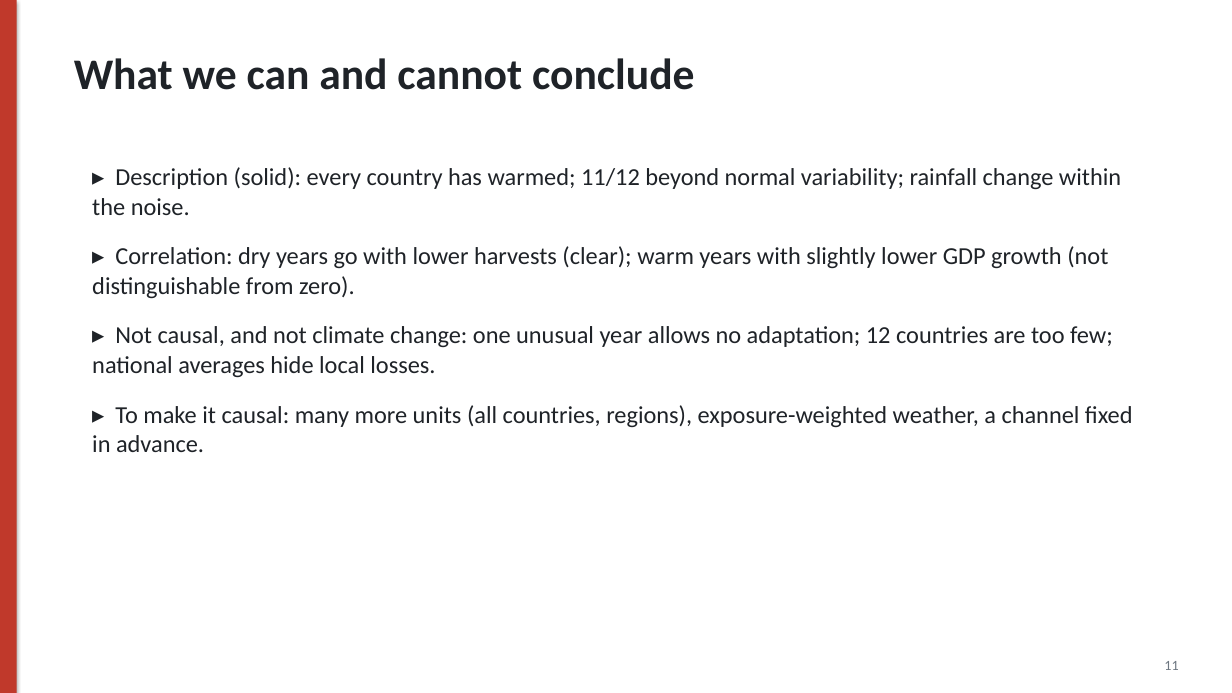
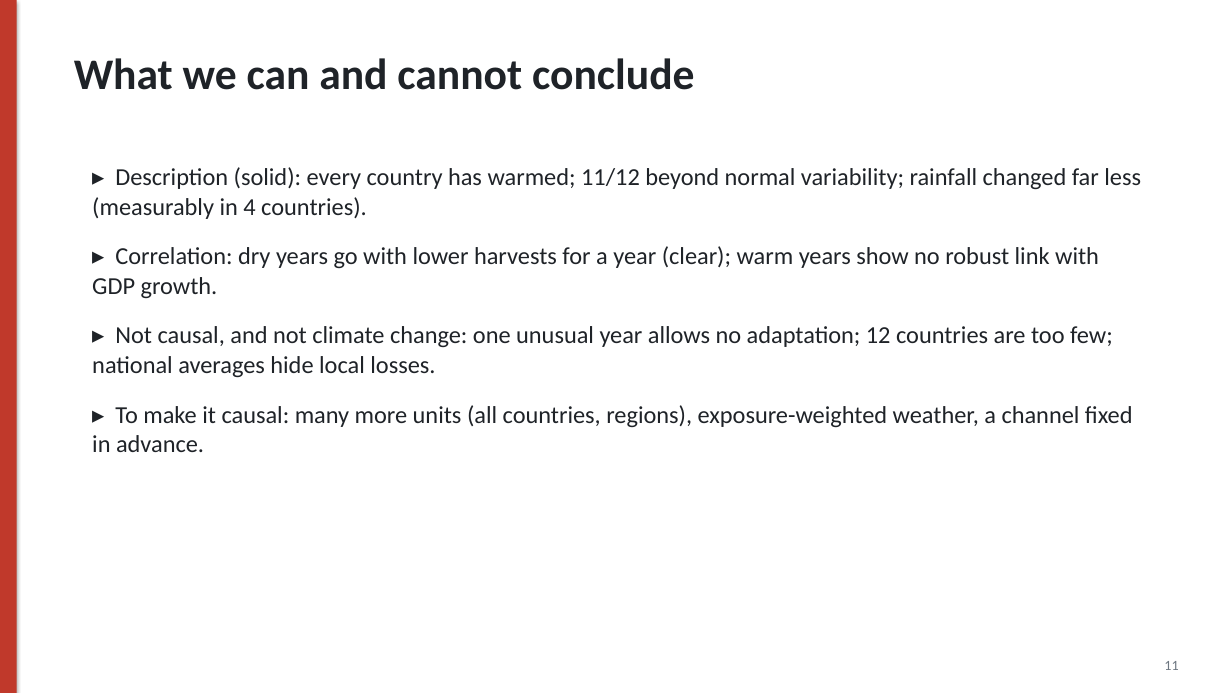
Before and after one commit to Polluxgnr/Environemental-economics-, a slide deck: slide 11 of presentation/Track1_presentation.pptx. Drawn at 1232x693 pixels with LibreOffice and Linux fonts; fonts in the diff are those of the drawing. Boxes give left, top, right and bottom in pixels: in the first picture for what was removed or moved away, otherwise in the second. Text is boxed around its words. In the diff, an @@ line names an element or a change of style, - is before the commit and + after.

Commit message:
Align slides and spoken script with the revised paper
Model 4 (with country trends) is now the preferred specification in the
generated deck and the designed deck; compound heat-drought years, rainfall
measurable in 4 countries, and the one-year crop effect.

```diff
--- a/presentation/Track1_presentation.pptx
+++ b/presentation/Track1_presentation.pptx
@@ text at [92,167,1141,298]: text changed @@
-▸ Description (solid): every country has warmed; 11/12 beyond normal variability; rainfall change within the noise.
-▸ Correlation: dry years go with lower harvests (clear); warm years with slightly lower GDP growth (not distinguishable from zero).
+▸ Description (solid): every country has warmed; 11/12 beyond normal variability; rainfall changed far less (measurably in 4 countries).
+▸ Correlation: dry years go with lower harvests for a year (clear); warm years show no robust link with GDP growth.
```
Also in this commit, not shown: 2 other slides changed, 12 other files.
